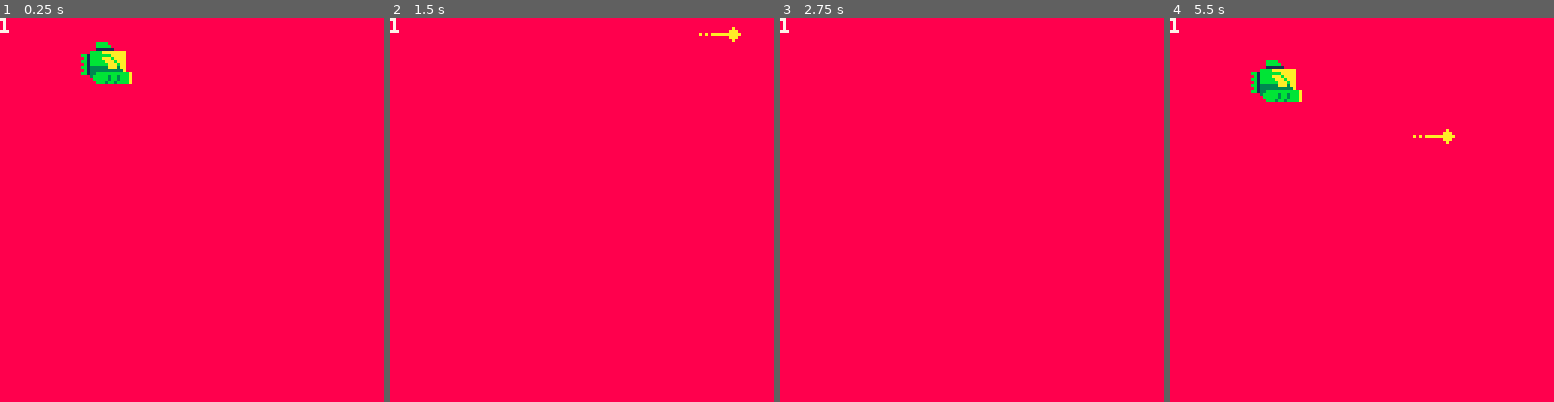
Above: before the commit, frames 1-4 (left to right).
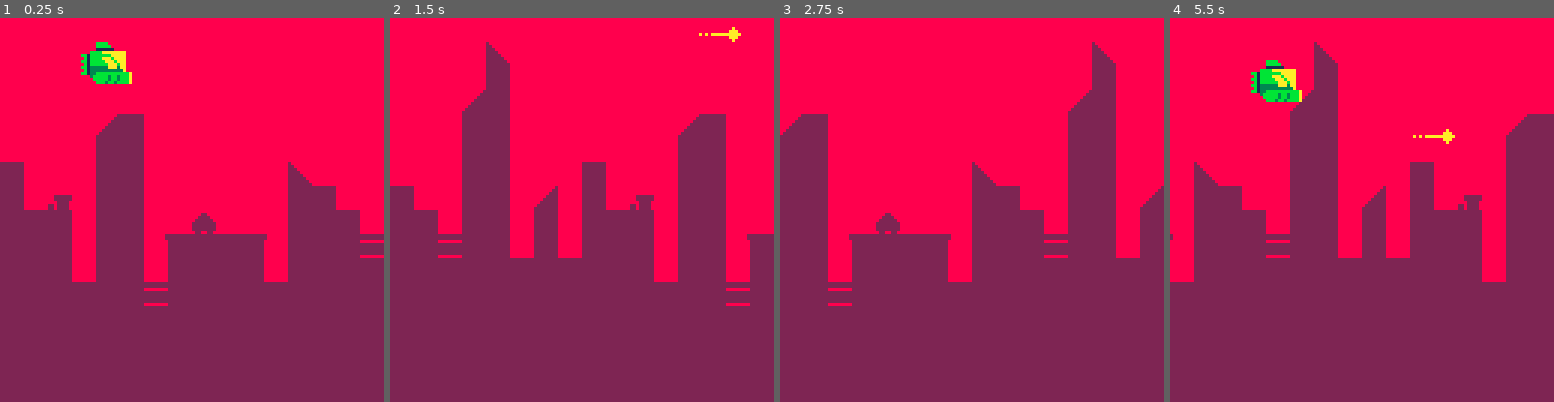
Above: after the commit, the same moments.

Repository: aelavell/shipz
Game: PICO-8 cartridge shipz.p8
Same seed, same stepped clock (60 frames per second), same inputs: the game is played once before the commit and once after it.
Inputs:
- Up to frame 1 (0.25 s): no input
- Up to frame 2 (1.5 s): tap X (X key) at 0.33, 1.07 s
- Up to frame 3 (2.75 s): tap X (X key) at 1.85 s
- Up to frame 4 (5.5 s): tap X (X key) at 2.97, 4.08, 5.2 s

The runs differ from the first frame. In frame 1, 50% of the frame differs, in the area x 0-100%, y 0-100%; in frame 2, 54%; in frame 3, 54%; in frame 4, 55%.

Commit message:
Add basic chunky map scrolling.

Diff:
--- a/shipz.p8
+++ b/shipz.p8
@@ -9,7 +9,7 @@
 
 function make_ship(x,y)
 	local a={}
-	a.vel=0
+	a.vel={10,0}
 	a.acl=g
 	a.x=x
 	a.y=y
@@ -35,13 +35,13 @@
 
 function update_ship(s,dt)
 	if (btnp(5,0)) then
-		s.vel-=s.force
-		s.vel=max(s.vel,-3)
+		s.vel[2]-=s.force
+		s.vel[2]=max(s.vel[2],-3)
 		make_bullet(s)
 	end
 
-	s.vel+=s.acl*dt
-	s.y+=s.vel
+	s.vel[2]+=s.acl*dt
+	s.y+=s.vel[2]
 end
 
 function update_bullet(b,dt)
@@ -61,14 +61,16 @@
 		update_bullet(b,dt)
 	end
 
+	bg.x=(bg.x+shipz[1].vel[1]*dt)%21
+
 	last_time=time()
 end
 
 function _draw()
 	rectfill(0,0,128,128,8)
+	map(bg.x,0,0,0,21,16)
  foreach(shipz,draw_actor)
  foreach(bullets,draw_actor)
- print(count(shipz),0,0,7)
 end
 
 function _init()
@@ -76,6 +78,8 @@
 	shipz={}
 	bullets={}
 	make_ship(26,0)
+	bg={}
+	bg.x=0
 end
 __gfx__
 00000000000000000000000000000000000000000000000000000000000000000000000000000000000000000000000000000000000000000000000000000000
@@ -210,165 +214,165 @@
 0000000000000000000000000000000000000000000000000000000000000000000000000000000000000000000000000000000000000000000000000000000000000000000000000000000000000000000000000000000000000000000000000000000000000000000000000000000000000000000000000000000000000000
 0000000000000000000000000000000000000000000000000000000000000000000000000000000000000000000000000000000000000000000000000000000000000000000000000000000000000000000000000000000000000000000000000000000000000000000000000000000000000000000000000000000000000000
 __map__
-3333333333333333333333333333333333333333330707070707070707070707070700000700070000000000000000000000000000000000000000000000000000000000000000000000000000000000000000000000000000000000000000000000000000000000000000000000000000000000000000000000000000000000
-3333333333333333333333333333333333333336330707070707070700000707070707000000070000000000000000000000000000000000000000000000000000000000000000000000000000000000000000000000000000000000000000000000000000000000000000000000000000000000000000000000000000000000
-3333333333333333333333333333333333333334330700000000000000000007070000000000000000000000000000000000000000000000000000000000000000000000000000000000000000000000000000000000000000000000000000000000000000000000000000000000000000000000000000000000000000000000
-3333333333333333333333333333333333333534330007000000000000000000070000000000000000000000000000000000000000000000000000000000000000000000000000000000000000000000000000000000000000000000000000000000000000000000000000000000000000000000000000000000000000000000
-3333333333333534333333333333333333333434330007000000000000000000070000000000000000000000000000000000000000000000000000000000000000000000000000000000000000000000000000000000000000000000000000000000000000000000000000000000000000000000000000000000000000000000
-3333333333333434333333333333333333333434330007000000000000000000000000000000000000000000000000000000000000000000000000000000000000000000000000000000000000000000000000000000000000000000000000000000000000000000000000000000000000000000000000000000000000000000
-3333343333333434333333333333363333333434330700000000000000000000000000000000000000000000000000000000000000000000000000000000000000000000000000000000000000000000000000000000000000000000000000000000000000000000000000000000000000000000000000000000000000000000
-3533343322333434333333333333343333333434330700000000000000000000000000070000000000000000000000000000000000000000000000000000000000000000000000000000000000000000000000000000000000000000000000000000000000000000000000000000000000000000000000000000000000000000
-343334343433343433333c333333343434333434330707000000000000000000000000000000000000000000000000000000000000000000000000000000000000000000000000000000000000000000000000000000000000000000000000000000000000000000000000000000000000000000000000000000000000000000
-3433343434333434323434343430343434313434330707000000000000000000000000000000000000000000000000000000000000000000000000000000000000000000000000000000000000000000000000000000000000000000000000000000000000000000000000000000000000000000000000000000000000000000
-3434343434333434333434343433343434343434340700000000000000000000000000000000000000000000000000000000000000000000000000000000000000000000000000000000000000000000000000000000000000000000000000000000000000000000000000000000000000000000000000000000000000000000
-3434343434343434313434343434343434343434340700000000000000000000000000000000000000000000000000000000000000000000000000000000000000000000000000000000000000000000000000000000000000000000000000000000000000000000000000000000000000000000000000000000000000000000
-3434343434343434343434343434343434343434340000000000000000000000000000000000000000000000000000000000000000000000000000000000000000000000000000000000000000000000000000000000000000000000000000000000000000000000000000000000000000000000000000000000000000000000
-3434343434343434343434343434343434343434340000000000000000000000000000000000000000000000000000000000000000000000000000000000000000000000000000000000000000000000000000000000000000000000000000000000000000000000000000000000000000000000000000000000000000000000
-3434343434343434343434343434343434343434340000000000000000000000000000000000000000000000000000000000000000000000000000000000000000000000000000000000000000000000000000000000000000000000000000000000000000000000000000000000000000000000000000000000000000000000
-0000000000000707070707070707070000000000000000000000000000000000000000000000000000000000000000000000000000000000000000000000000000000000000000000000000000000000000000000000000000000000000000000000000000000000000000000000000000000000000000000000000000000000
-0000000000000000000000000000000000000000000000000000000000000000000000000000000000000000000000000000000000000000000000000000000000000000000000000000000000000000000000000000000000000000000000000000000000000000000000000000000000000000000000000000000000000000
-0000000000000000000000000000000000000000000000000000000000000000000000000000000000000000000000000000000000000000000000000000000000000000000000000000000000000000000000000000000000000000000000000000000000000000000000000000000000000000000000000000000000000000
-0000000000000000000000000000000000000000000000000000000000000000000000000000000000000000000000000000000000000000000000000000000000000000000000000000000000000000000000000000000000000000000000000000000000000000000000000000000000000000000000000000000000000000
-0000000000000000000000000000000000000000000000000000000000000000000000000000000000000000000000000000000000000000000000000000000000000000000000000000000000000000000000000000000000000000000000000000000000000000000000000000000000000000000000000000000000000000
-0000000000000000000000000000000000000000000000000000000000000000000000000000000000000000000000000000000000000000000000000000000000000000000000000000000000000000000000000000000000000000000000000000000000000000000000000000000000000000000000000000000000000000
-0000000000000000000000000000000000000000000000000000000000000000000000000000000000000000000000000000000000000000000000000000000000000000000000000000000000000000000000000000000000000000000000000000000000000000000000000000000000000000000000000000000000000000
-0000000000000000000000000000000000000000000000000000000000000000000000000000000000000000000000000000000000000000000000000000000000000000000000000000000000000000000000000000000000000000000000000000000000000000000000000000000000000000000000000000000000000000
-0000000000000000000000000000000000000000000000000000000000000000000000000000000000000000000000000000000000000000000000000000000000000000000000000000000000000000000000000000000000000000000000000000000000000000000000000000000000000000000000000000000000000000
-0000000000000000000000000000000000000000000000000000000000000000000000000000000000000000000000000000000000000000000000000000000000000000000000000000000000000000000000000000000000000000000000000000000000000000000000000000000000000000000000000000000000000000
-0000000000000000000000000000000000000000000000000000000000000000000000000000000000000000000000000000000000000000000000000000000000000000000000000000000000000000000000000000000000000000000000000000000000000000000000000000000000000000000000000000000000000000
-0000000000000000000000000000000000000000000000000000000000000000000000000000000000000000000000000000000000000000000000000000000000000000000000000000000000000000000000000000000000000000000000000000000000000000000000000000000000000000000000000000000000000000
-0000000000000000000000000000000000000000000000000000000000000000000000000000000000000000000000000000000000000000000000000000000000000000000000000000000000000000000000000000000000000000000000000000000000000000000000000000000000000000000000000000000000000000
-0000000000000000000000000000000000000000000000000000000000000000000000000000000000000000000000000000000000000000000000000000000000000000000000000000000000000000000000000000000000000000000000000000000000000000000000000000000000000000000000000000000000000000
-0000000000000000000000000000000000000000000000000000000000000000000000000000000000000000000000000000000000000000000000000000000000000000000000000000000000000000000000000000000000000000000000000000000000000000000000000000000000000000000000000000000000000000
-0000000000000000000000000000000000000000000000000000000000000000000000000000000000000000000000000000000000000000000000000000000000000000000000000000000000000000000000000000000000000000000000000000000000000000000000000000000000000000000000000000000000000000
-0000000000000000000000000000000000000000000000000000000000000000000000000000000000000000000000000000000000000000000000000000000000000000000000000000000000000000000000000000000000000000000000000000000000000000000000000000000000000000000000000000000000000000
-…(130 lines of a section not shown)…
+3333333333333333333333333333333333333333333333333333333333333333333333333333333333330000000000000000000000000000000000000000000000000000000000000000000000000000000000000000000000000000000000000000000000000000000000000000000000000000000000000000000000000000
+3333333333333333333333333333333333333336333333333333333333333333333333333333333336330000000000000000000000000000000000000000000000000000000000000000000000000000000000000000000000000000000000000000000000000000000000000000000000000000000000000000000000000000
+3333333333333333333333333333333333333334333333333333333333333333333333333333333334330000000000000000000000000000000000000000000000000000000000000000000000000000000000000000000000000000000000000000000000000000000000000000000000000000000000000000000000000000
+3333333333333333333333333333333333333534333333333333333333333333333333333333333534330000000000000000000000000000000000000000000000000000000000000000000000000000000000000000000000000000000000000000000000000000000000000000000000000000000000000000000000000000
+3333333333333534333333333333333333333434333333333333333534333333333333333333333434330000000000000000000000000000000000000000000000000000000000000000000000000000000000000000000000000000000000000000000000000000000000000000000000000000000000000000000000000000
+3333333333333434333333333333333333333434333333333333333434333333333333333333333434330000000000000000000000000000000000000000000000000000000000000000000000000000000000000000000000000000000000000000000000000000000000000000000000000000000000000000000000000000
+3333343333333434333333333333363333333434333333343333333434333333333333363333333434330000000000000000000000000000000000000000000000000000000000000000000000000000000000000000000000000000000000000000000000000000000000000000000000000000000000000000000000000000
+3533343322333434333333333333343433333434333533343322333434333333333333343433333434330000000000000000000000000000000000000000000000000000000000000000000000000000000000000000000000000000000000000000000000000000000000000000000000000000000000000000000000000000
+343334343433343433333c33333334343433343433343334343433343433333c333333343434333434330000000000000000000000000000000000000000000000000000000000000000000000000000000000000000000000000000000000000000000000000000000000000000000000000000000000000000000000000000
+3433343434333434323434343430343434313434333433343434333434323434343430343434313434330000000000000000000000000000000000000000000000000000000000000000000000000000000000000000000000000000000000000000000000000000000000000000000000000000000000000000000000000000
+3434343434333434333434343433343434343434343434343434333434333434343433343434343434340000000000000000000000000000000000000000000000000000000000000000000000000000000000000000000000000000000000000000000000000000000000000000000000000000000000000000000000000000
+3434343434343434313434343434343434343434343434343434343434313434343434343434343434340000000000000000000000000000000000000000000000000000000000000000000000000000000000000000000000000000000000000000000000000000000000000000000000000000000000000000000000000000
+3434343434343434343434343434343434343434343434343434343434343434343434343434343434340000000000000000000000000000000000000000000000000000000000000000000000000000000000000000000000000000000000000000000000000000000000000000000000000000000000000000000000000000
+3434343434343434343434343434343434343434343434343434343434343434343434343434343434340000000000000000000000000000000000000000000000000000000000000000000000000000000000000000000000000000000000000000000000000000000000000000000000000000000000000000000000000000
+3434343434343434343434343434343434343434343434343434343434343434343434343434343434340000000000000000000000000000000000000000000000000000000000000000000000000000000000000000000000000000000000000000000000000000000000000000000000000000000000000000000000000000
+3434343434343434343434343434343434343434343434343434343434343434343434343434343434340000000000000000000000000000000000000000000000000000000000000000000000000000000000000000000000000000000000000000000000000000000000000000000000000000000000000000000000000000
+0000000000000000000000000000000303030300000000000000000000000000000000000000000000000000000000000000000000000000000000000000000000000000000000000000000000000000000000000000000000000000000000000000000000000000000000000000000000000000000000000000000000000000
+0000000000000000000000000000030303030300000000000000000000000000000000000000000000000000000000000000000000000000000000000000000000000000000000000000000000000000000000000000000000000000000000000000000000000000000000000000000000000000000000000000000000000000
+0000000000000000000000000000000000000000000000000000000000000000000000000000000000000000000000000000000000000000000000000000000000000000000000000000000000000000000000000000000000000000000000000000000000000000000000000000000000000000000000000000000000000000
+0000000000000000000000000000000000000000000000000000000000000000000000000000000000000000000000000000000000000000000000000000000000000000000000000000000000000000000000000000000000000000000000000000000000000000000000000000000000000000000000000000000000000000
+0000000000000000000000000000000000000000000000000000000000000000000000000000000000000000000000000000000000000000000000000000000000000000000000000000000000000000000000000000000000000000000000000000000000000000000000000000000000000000000000000000000000000000
+0000000000000000000000000000000000000000000000000000000000000000000000000000000000000000000000000000000000000000000000000000000000000000000000000000000000000000000000000000000000000000000000000000000000000000000000000000000000000000000000000000000000000000
+0000000000000000000000000000000000000000000000000000000000000000000000000000000000000000000000000000000000000000000000000000000000000000000000000000000000000000000000000000000000000000000000000000000000000000000000000000000000000000000000000000000000000000
+0000000000000000000000000000000000000000000000000000000000000000000000000000000000000000000000000000000000000000000000000000000000000000000000000000000000000000000000000000000000000000000000000000000000000000000000000000000000000000000000000000000000000000
+0000000000000000000000000000000000000000000000000000000000000000000000000000000000000000000000000000000000000000000000000000000000000000000000000000000000000000000000000000000000000000000000000000000000000000000000000000000000000000000000000000000000000000
+0000000000000000000000000000000000000000000000000000000000000000000000000000000000000000000000000000000000000000000000000000000000000000000000000000000000000000000000000000000000000000000000000000000000000000000000000000000000000000000000000000000000000000
+0000000000000000000000000000000000000000000000000000000000000000000000000000000000000000000000000000000000000000000000000000000000000000000000000000000000000000000000000000000000000000000000000000000000000000000000000000000000000000000000000000000000000000
+0000000000000000000000000000000000000000000000000000000000000000000000000000000000000000000000000000000000000000000000000000000000000000000000000000000000000000000000000000000000000000000000000000000000000000000000000000000000000000000000000000000000000000
+0000000000000000000000000000000000000000000000000000000000000000000000000000000000000000000000000000000000000000000000000000000000000000000000000000000000000000000000000000000000000000000000000000000000000000000000000000000000000000000000000000000000000000
+0000000000000000000000000000000000000000000000000000000000000000000000000000000000000000000000000000000000000000000000000000000000000000000000000000000000000000000000000000000000000000000000000000000000000000000000000000000000000000000000000000000000000000
+0000000000000000000000000000000000000000000000000000000000000000000000000000000000000000000000000000000000000000000000000000000000000000000000000000000000000000000000000000000000000000000000000000000000000000000000000000000000000000000000000000000000000000
+0000000000000000000000000000000000000000000000000000000000000000000000000000000000000000000000000000000000000000000000000000000000000000000000000000000000000000000000000000000000000000000000000000000000000000000000000000000000000000000000000000000000000000
+…(130 lines of a section not shown)…
